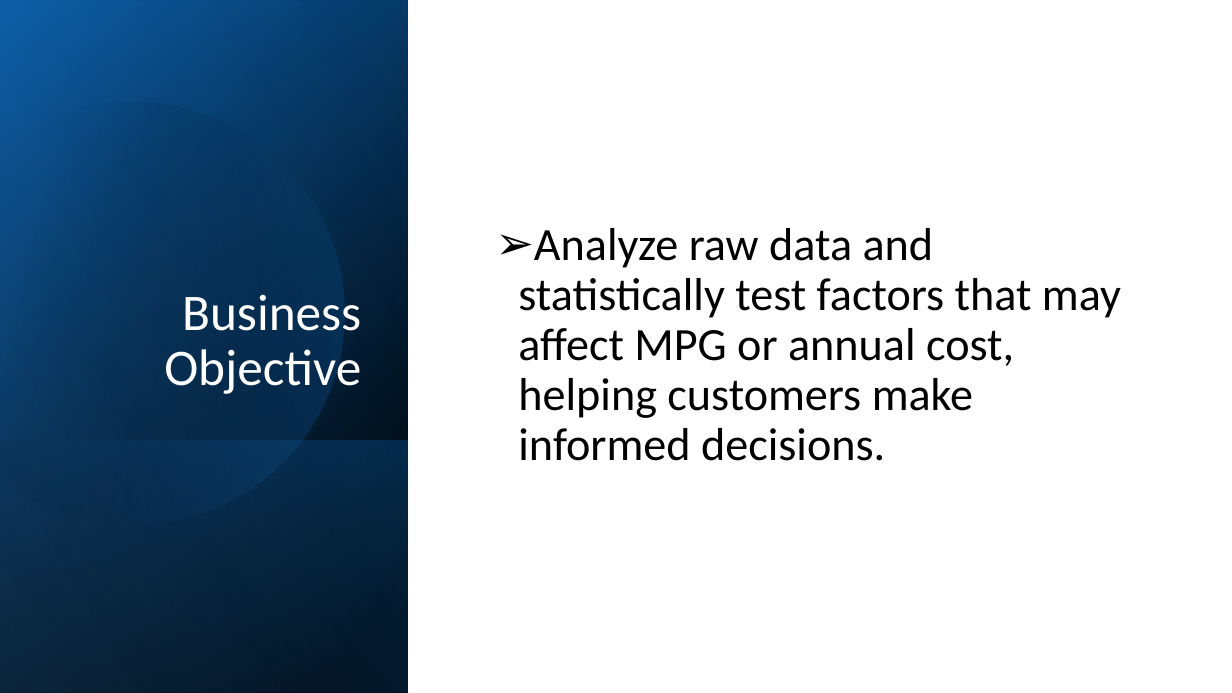
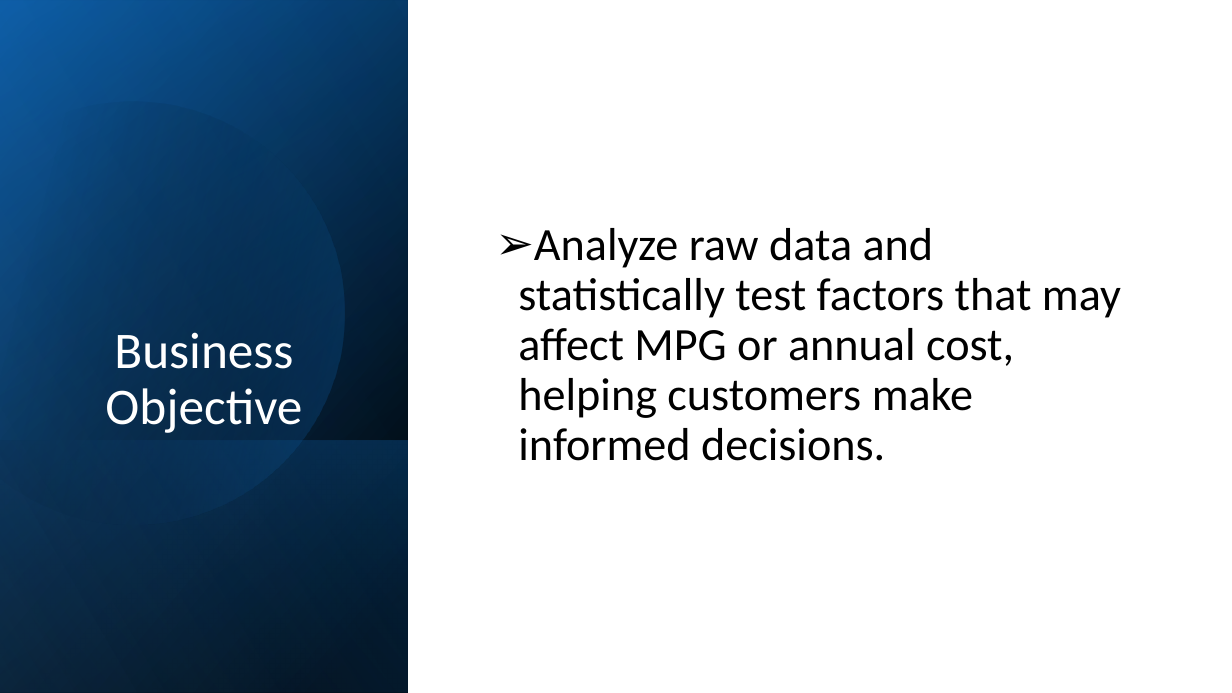
Before and after one commit to SeanHastings45/StatiscalConsulting.ttest, a slide deck: slide 1 of statisticalconsulting.ttest(SH).pptx. Drawn at 1232x693 pixels with LibreOffice and Linux fonts; fonts in the diff are those of the drawing. Boxes give left, top, right and bottom in pixels: in the first picture for what was removed or moved away, otherwise in the second. Text is boxed around its words. In the diff, an @@ line names an element or a change of style, - is before the commit and + after.

```diff
--- a/statisticalconsulting.ttest(SH).pptx
+++ b/statisticalconsulting.ttest(SH).pptx
@@ title "Business Objective": place and size @@
-title "Business Objective" at <box>164,294,361,394</box>
+title "Business Objective" at <box>105,332,302,433</box>
@@ title "Business Objective" at <box>105,332,302,433</box>: alignment right to centre @@
```
Also in this commit, not shown: 10 other slides changed.
